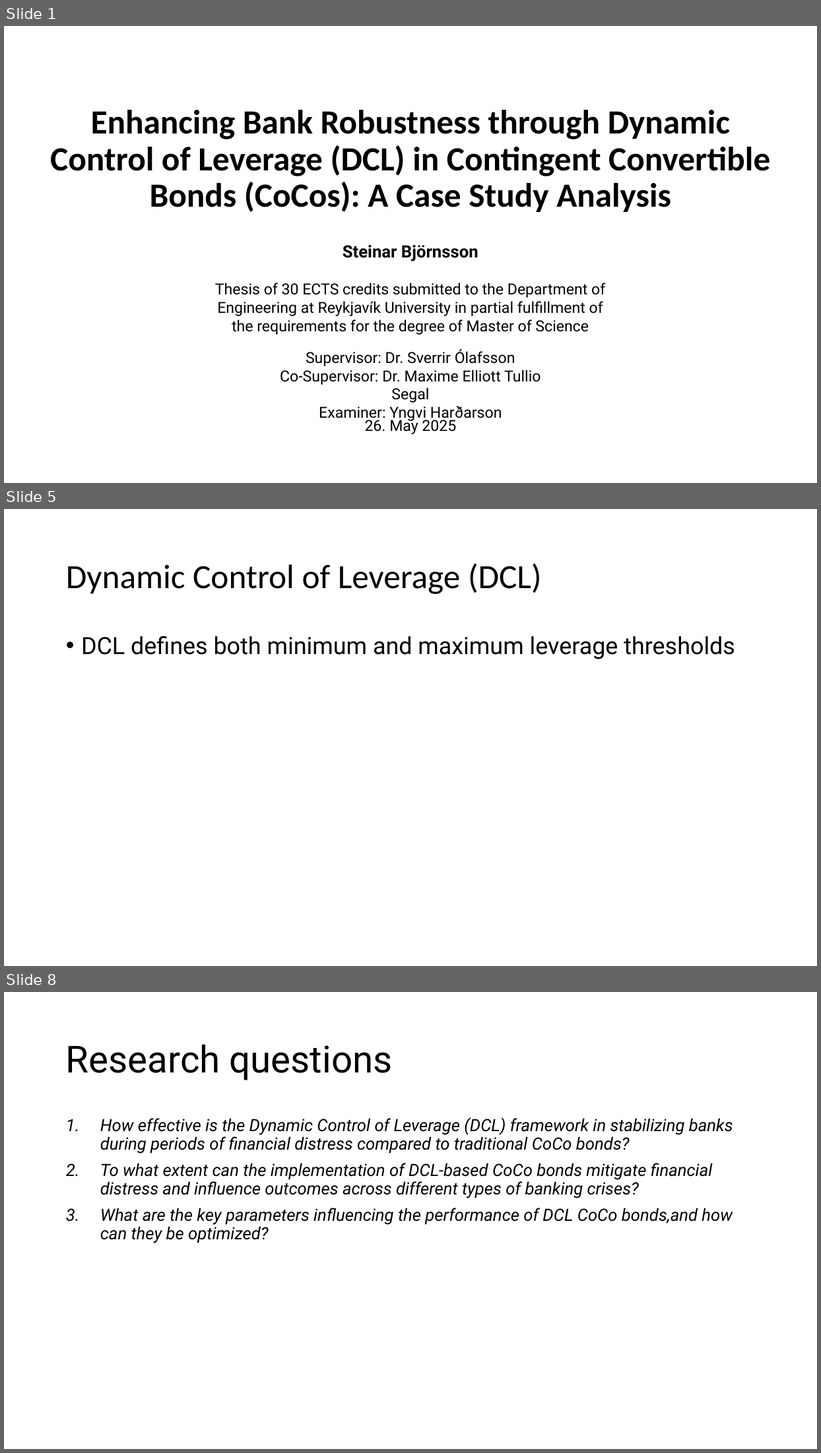
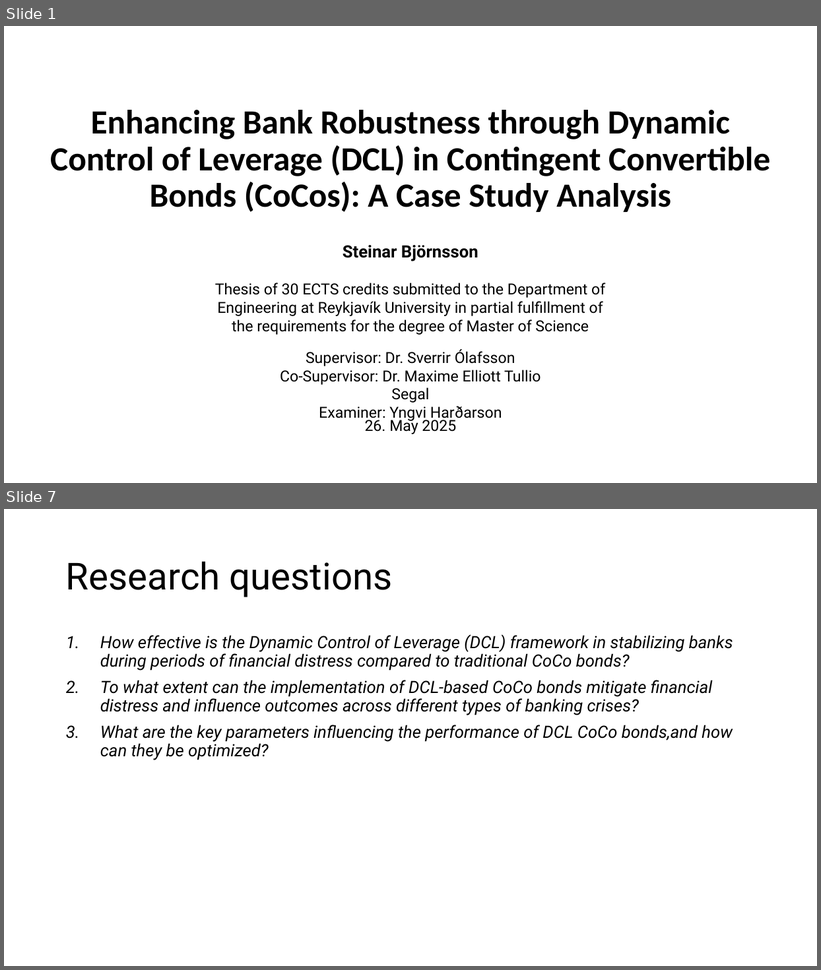
Before and after one commit to steinarb1234/DCL_coco_bond, a slide deck: Enhancing Bank Robustness through Dynamic Control of Leverage.pptx. Shown one above the other, each under a label of ours: slides 1, 5 and 8 before the commit, slides 1 and 7 after it; the slides between them are not shown. The pictures are 821x1453 and 821x970 pixels, drawn with LibreOffice and Linux fonts; fonts in the diff are those of the drawing. Boxes give left, top, right and bottom in pixels: in the first picture for what was removed or moved away, otherwise in the second. Text is boxed around its words. In the diff, an @@ line names an element or a change of style, - is before the commit and + after.

```diff
--- a/Enhancing Bank Robustness through Dynamic Control of Leverage.pptx
+++ b/Enhancing Bank Robustness through Dynamic Control of Leverage.pptx
@@ slide 5 removed at bbox=[4, 509, 817, 966], background #FFFFFF @@
@@ title removed at bbox=[66, 563, 542, 594] @@
-Dynamic Control of Leverage (DCL)
@@ text removed at bbox=[81, 636, 735, 659] @@
-• DCL defines both minimum and maximum leverage thresholds
@@ what was slide 8 is now slide 7 @@
```
Also in this commit, not shown: 16 slides changed, 3 slides added, 3 other slides removed.
